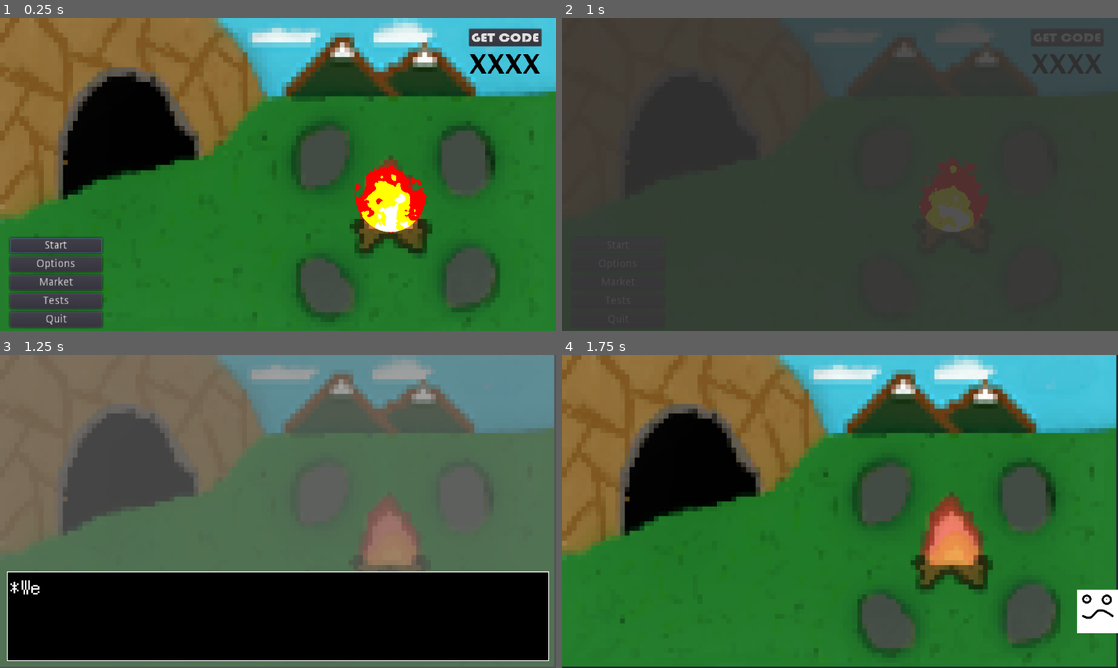
Above: before the commit, frames 1-4 (two rows, left to right).
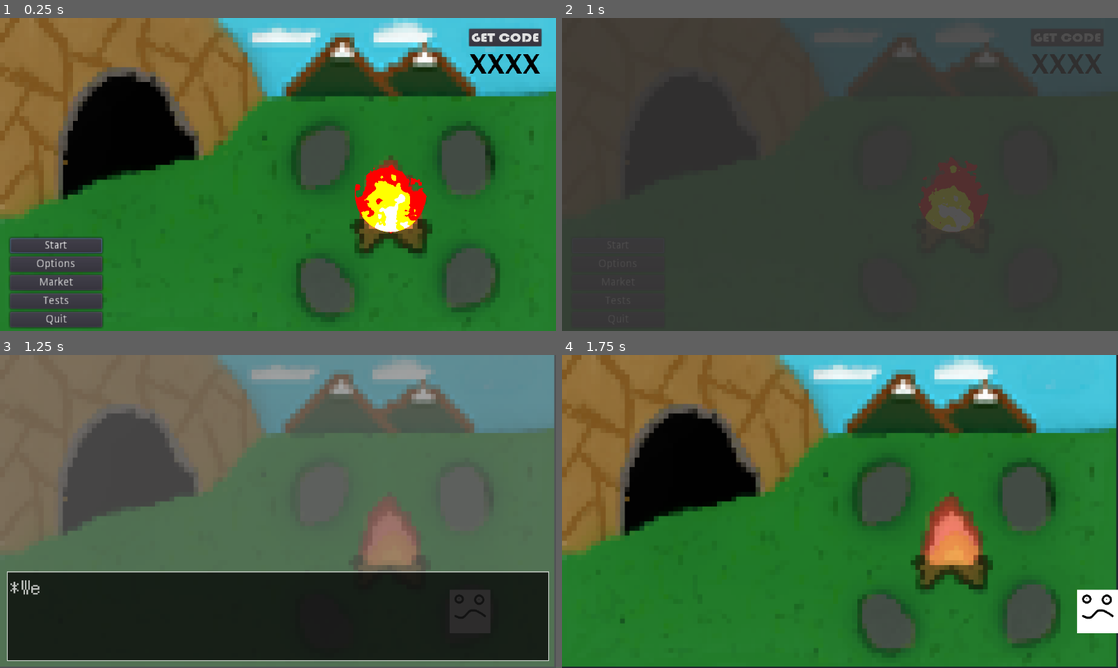
Above: after the commit, the same moments.

Repository: rwyndrum4/MENDAX
Game: Godot game, scene res://Scenes/mainMenu/mainMenu.tscn
The game is run twice, just before and just after one commit, with the same random seed, the same clock (stepped at 60 frames per second) and the same inputs.
Inputs:
- Up to frame 1 (0.25 s): no input
- Up to frame 2 (1 s): click "Start" at 0.5 s
- Up to frame 3 (1.25 s): no input
- Up to frame 4 (1.75 s): tap Enter (ui_accept) at 1.25, 1.52 s; hold Right (ui_right) from 1.28 s (still down)

Frames 1-2 are identical in both runs. In frame 3, 27% of the frame differs, in the area x 1-99%, y 69-98%; in frame 4, nothing differs.

Commit message:
adding transparency to textbox

Diff:
--- a/game/Scenes/textBox/textBox.tscn
+++ b/game/Scenes/textBox/textBox.tscn
@@ -19,6 +19,7 @@
 script = ExtResource( 1 )
 
 [node name="Container" type="MarginContainer" parent="."]
+modulate = Color( 1, 1, 1, 0.72549 )
 anchor_top = 1.0
 anchor_right = 1.0
 anchor_bottom = 1.0
